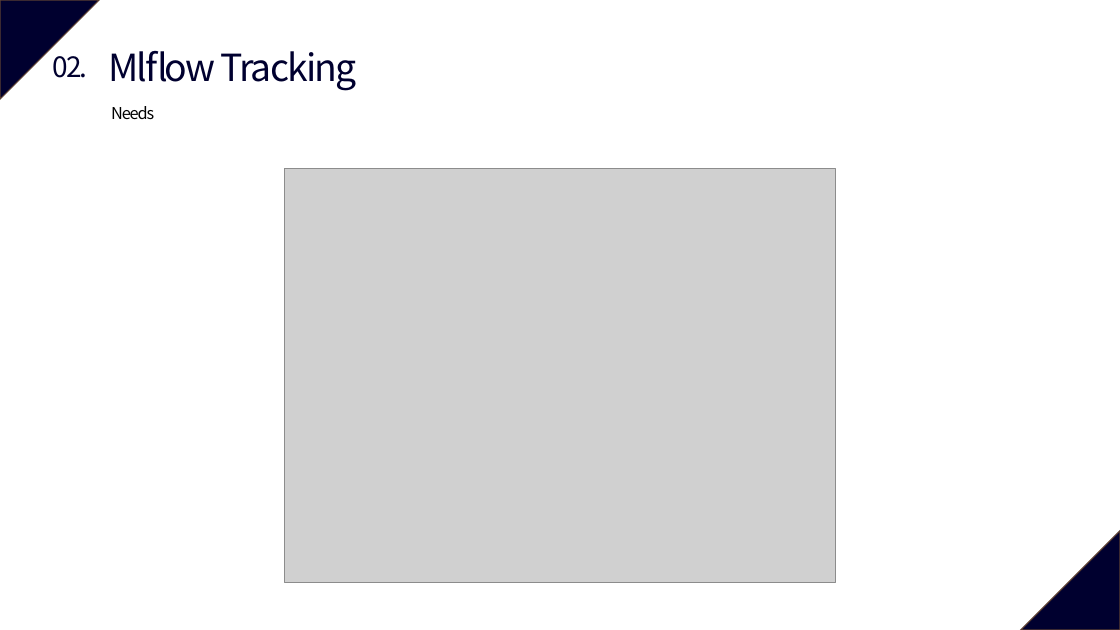
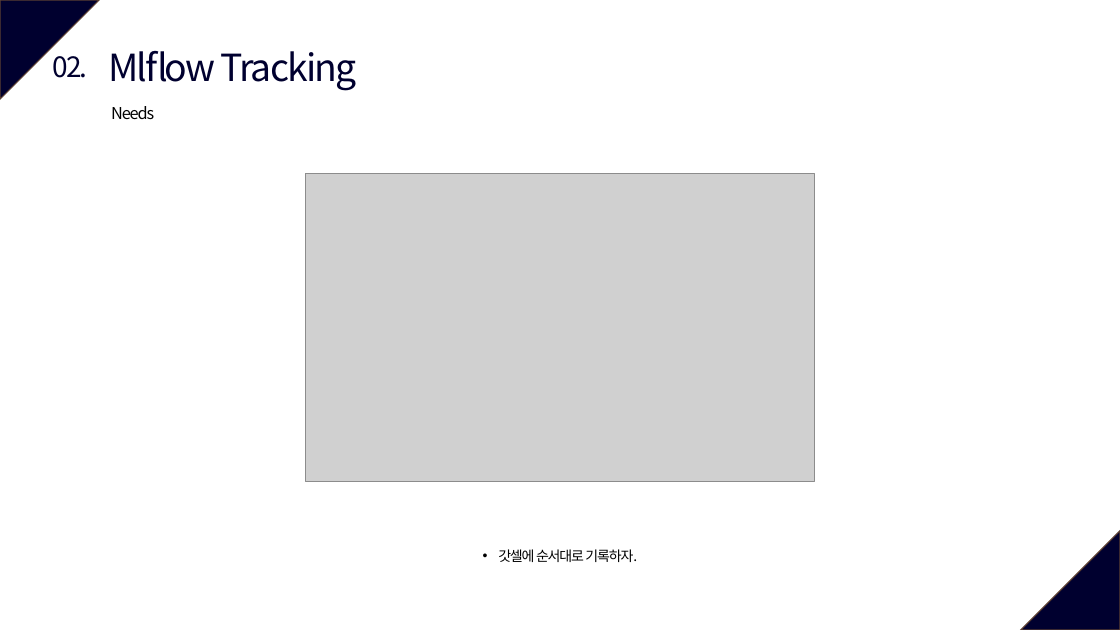
Before and after one commit to vhrehfdl/MLflow_tutorial, a slide deck: slide 8 of MLflow.pptx (slide 7 before the commit). Drawn at 1120x630 pixels with LibreOffice and Linux fonts; fonts in the diff are those of the drawing; grey boxes stand for pictures. Boxes give left, top, right and bottom in pixels: in the first picture for what was removed or moved away, otherwise in the second. Text is boxed around its words. In the diff, an @@ line names an element or a change of style, - is before the commit and + after.

```diff
--- a/MLflow.pptx
+++ b/MLflow.pptx
@@ picture: place and size @@
-picture at (285, 168, 835, 582)
+picture at (306, 174, 814, 482)
@@ text added at (498, 549, 637, 562), 12 pt, text #000000 @@
+• 갓셀에 순서대로 기록하자.
```
Also in this commit, not shown: 5 other slides changed, 12 slides added, 47 other files.
